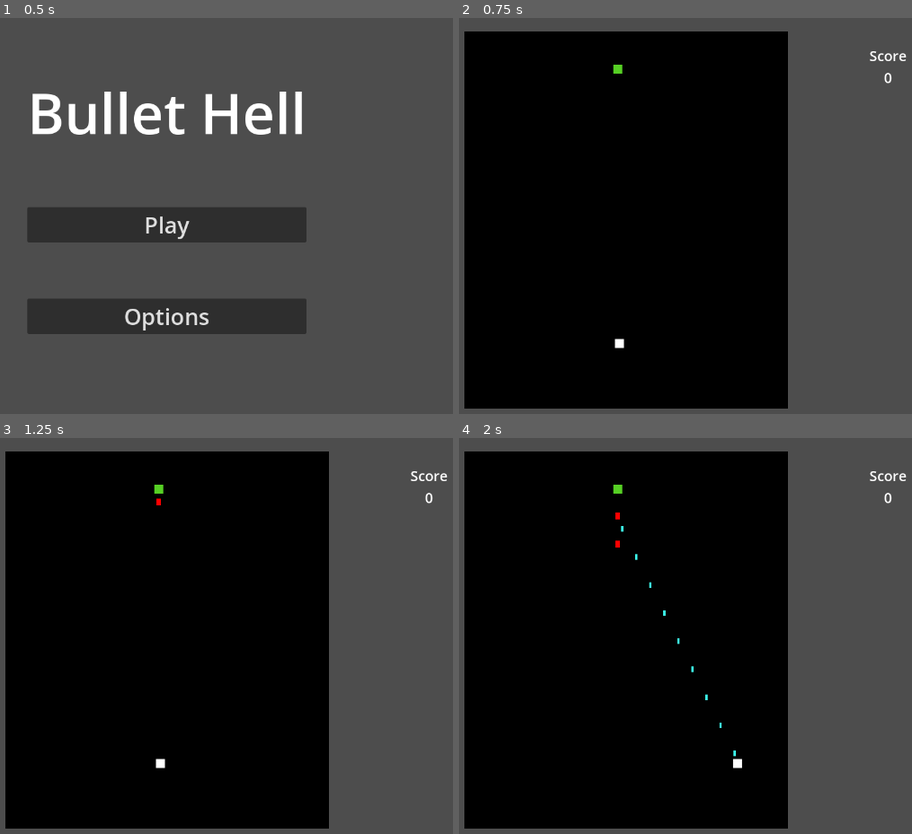
Above: before the commit, frames 1-4 (two rows, left to right).
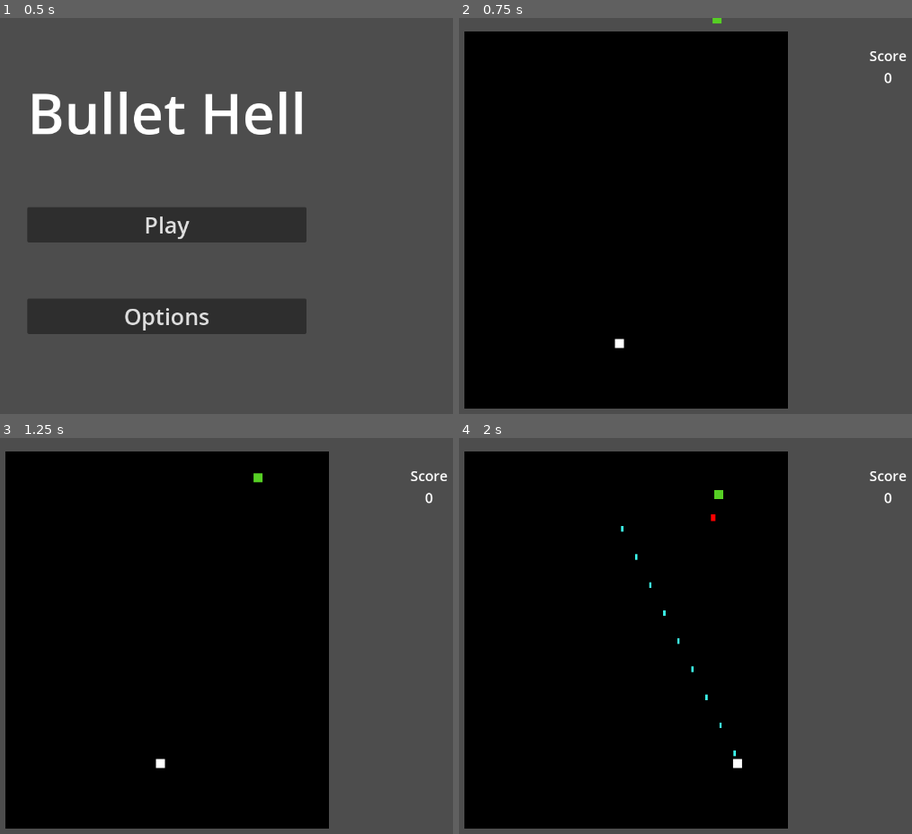
Above: after the commit, the same moments.

Repository: lukeledvina/Bullet-Hell-Godot
Game: Godot game, scene res://Scenes/main_menu.tscn
Same seed, same stepped clock (60 frames per second), same inputs: the game is played once before the commit and once after it.
Inputs:
- Up to frame 1 (0.5 s): no input
- Up to frame 2 (0.75 s): click "Play" at 0.5 s
- Up to frame 3 (1.25 s): no input
- Up to frame 4 (2 s): tap Enter at 1.25 s; hold D (right) from 1.28 s (still down); hold Space (shoot) from 1.28 s (still down)

Frame 1 is identical in both runs. In frame 2, less than 0.1% of the frame differs, in the area x 33-58%, y 0-15%; in frame 3, 0.1%; in frame 4, 0.2%, in the area x 33-59%, y 11-28%.

Commit message:
Implemented basic enemy pathing

Diff:
--- a/Scenes/bug.tscn
+++ b/Scenes/bug.tscn
@@ -6,6 +6,60 @@
 
 [sub_resource type="RectangleShape2D" id="RectangleShape2D_tnopf"]
 size = Vector2(16, 16)
+
+[sub_resource type="Animation" id="Animation_gtb0o"]
+resource_name = "movement"
+length = 3.0
+tracks/0/type = "value"
+tracks/0/imported = false
+tracks/0/enabled = true
+tracks/0/path = NodePath(".:position")
+tracks/0/interp = 2
+tracks/0/loop_wrap = true
+tracks/0/keys = {
+"times": PackedFloat32Array(0, 0.8, 1, 1.6, 2.5, 3),
+"transitions": PackedFloat32Array(1, 1, 1, 1, 1, 1),
+"update": 0,
+"values": [Vector2(0, 0), Vector2(0, 90), Vector2(0, 100), Vector2(10, 103.082), Vector2(100, 50), Vector2(100, 0)]
+}
+tracks/1/type = "method"
+tracks/1/imported = false
+tracks/1/enabled = true
+tracks/1/path = NodePath(".")
+tracks/1/interp = 1
+tracks/1/loop_wrap = true
+tracks/1/keys = {
+"times": PackedFloat32Array(1, 3),
+"transitions": PackedFloat32Array(1, 1),
+"values": [{
+"args": [],
+"method": &"attack"
+}, {
+"args": [],
+"method": &"queue_free"
+}]
+}
+
+[sub_resource type="Animation" id="Animation_6lhe0"]
+length = 0.001
+tracks/0/type = "value"
+tracks/0/imported = false
+tracks/0/enabled = true
+tracks/0/path = NodePath(".:position")
+tracks/0/interp = 1
+tracks/0/loop_wrap = true
+tracks/0/keys = {
+"times": PackedFloat32Array(0),
+"transitions": PackedFloat32Array(1),
+"update": 0,
+"values": [Vector2(0, 0)]
+}
+
+[sub_resource type="AnimationLibrary" id="AnimationLibrary_duyv2"]
+_data = {
+"RESET": SubResource("Animation_6lhe0"),
+"movement": SubResource("Animation_gtb0o")
+}
 
 [node name="Bug" instance=ExtResource("1_qoa8x")]
 script = ExtResource("2_i7b4u")
@@ -16,3 +70,8 @@
 [node name="Sprite2D" parent="." index="1"]
 modulate = Color(0.337255, 0.811765, 0.141176, 1)
 texture = ExtResource("3_32pgc")
+
+[node name="AnimationPlayer" parent="." index="3"]
+libraries = {
+"": SubResource("AnimationLibrary_duyv2")
+}
--- a/Scenes/enemy.tscn
+++ b/Scenes/enemy.tscn
@@ -15,4 +15,6 @@
 wait_time = 0.5
 autostart = true
 
+[node name="AnimationPlayer" type="AnimationPlayer" parent="."]
+
 [connection signal="timeout" from="ProjectileCooldown" to="." method="_on_projectile_cooldown_timeout"]
--- a/Scenes/level.tscn
+++ b/Scenes/level.tscn
@@ -13,6 +13,12 @@
 
 [node name="Level" type="Node2D"]
 script = ExtResource("1_7nvdc")
+
+[node name="PlayableBackground" type="Sprite2D" parent="."]
+modulate = Color(0, 0, 0, 1)
+position = Vector2(640, 360)
+scale = Vector2(36, 42)
+texture = ExtResource("3_vrfrt")
 
 [node name="Boundaries" type="StaticBody2D" parent="."]
 collision_layer = 16
@@ -35,20 +41,14 @@
 rotation = 1.5708
 shape = SubResource("RectangleShape2D_btfw6")
 
-[node name="Enemies" type="Node" parent="."]
+[node name="Enemies" type="Node2D" parent="."]
+position = Vector2(802, -5)
 
 [node name="Bug" parent="Enemies" instance=ExtResource("3_ks7e4")]
-position = Vector2(625, 91)
 
 [node name="PlayerProjectiles" type="Node" parent="."]
 
 [node name="EnemyProjectiles" type="Node" parent="."]
-
-[node name="PlayableBackground" type="Sprite2D" parent="."]
-modulate = Color(0, 0, 0, 1)
-position = Vector2(640, 360)
-scale = Vector2(36, 42)
-texture = ExtResource("3_vrfrt")
 
 [node name="Player" parent="." instance=ExtResource("1_lemwu")]
 position = Vector2(628, 580)
--- a/Scripts/bug.gd
+++ b/Scripts/bug.gd
@@ -1 +1,12 @@
 extends Enemy
+
+func _ready():
+	var starting_pos = global_position
+	$AnimationPlayer.play("movement")
+	global_position = starting_pos
+
+
+func attack():
+	direction = ($"../../Player".global_position - global_position).normalized()
+	emit_signal("enemy_shooting", global_position, direction)
+	print(direction)
--- a/Scripts/enemy.gd
+++ b/Scripts/enemy.gd
@@ -4,6 +4,8 @@
 signal enemy_shooting(enemy_pos)
 signal enemy_killed(score_value)
 var score_value: int = 100
+
+var direction: Vector2
 
 var health: int = 1:
 	set(value):
@@ -13,6 +15,5 @@
 		else:
 			health = value
 
-
-func _on_projectile_cooldown_timeout():
-	emit_signal("enemy_shooting", global_position)
+func attack():
+	emit_signal("enemy_shooting", global_position, direction)
--- a/Scripts/enemy_projectile.gd
+++ b/Scripts/enemy_projectile.gd
@@ -6,8 +6,10 @@
 var player_layer: int = 1
 var boundary_layer: int = 16
 
+var direction: Vector2
+
 func _physics_process(delta):
-	global_position.y += speed * delta
+	global_position += speed * delta * direction
 
 func _on_body_entered(body):
 	if body.collision_layer == player_layer:
--- a/Scripts/level.gd
+++ b/Scripts/level.gd
@@ -30,11 +30,13 @@
 	Globals.score += score_value
 	score_number_label.text = str(Globals.score)
 
-func _on_enemy_shooting(enemy_pos):
+func _on_enemy_shooting(enemy_pos, direction):
 	var enemy_projectile = enemy_projectile_scene.instantiate()
 	enemy_projectile.connect("player_killed", _on_player_killed)
 	enemy_projectile_container.add_child(enemy_projectile)
 	enemy_projectile.global_position = enemy_pos - projectile_offset
+
+	enemy_projectile.direction = direction
 
 
 func _on_player_killed():
--- a/project.godot
+++ b/project.godot
@@ -13,7 +13,6 @@
 config/name="Bullet Hell"
 run/main_scene="res://Scenes/main_menu.tscn"
 config/features=PackedStringArray("4.2", "Mobile")
-run/max_fps=60
 
 [autoload]
 
Not shown: 1 places in Scenes/bug.tscn that only renumber resources
